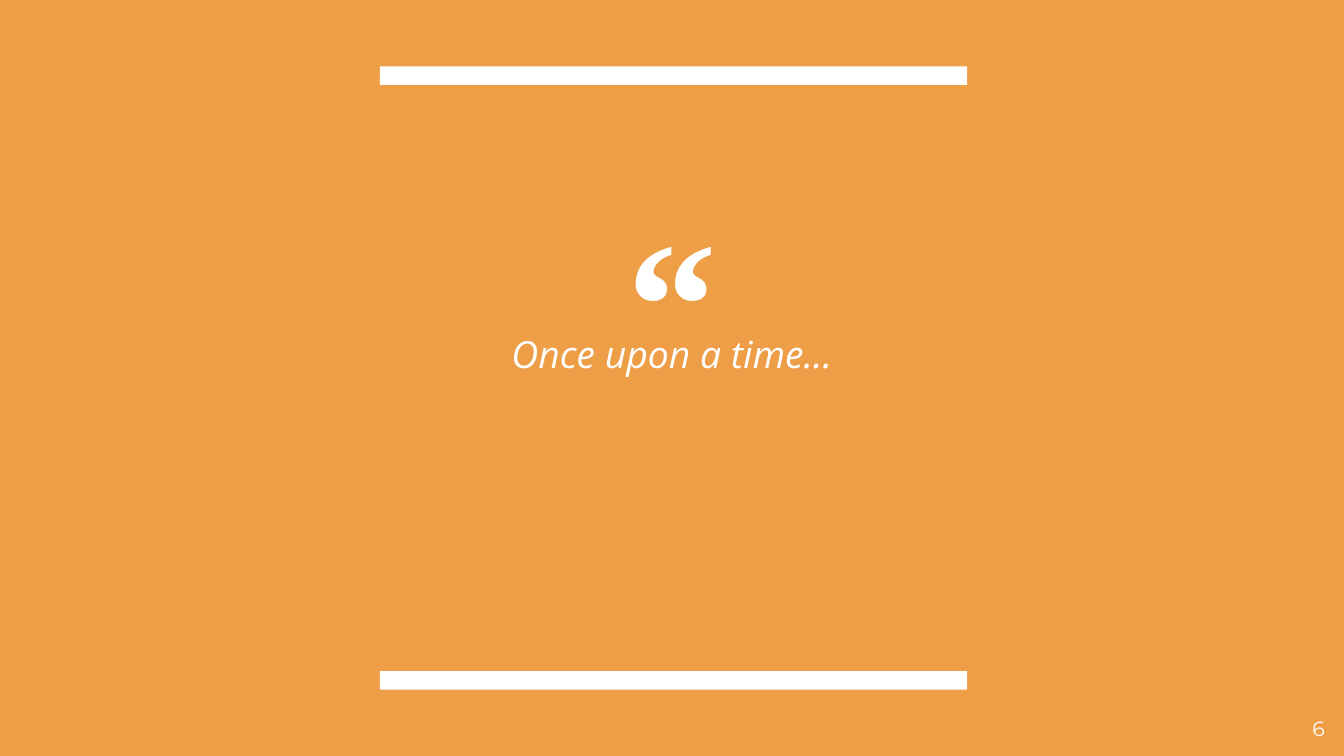
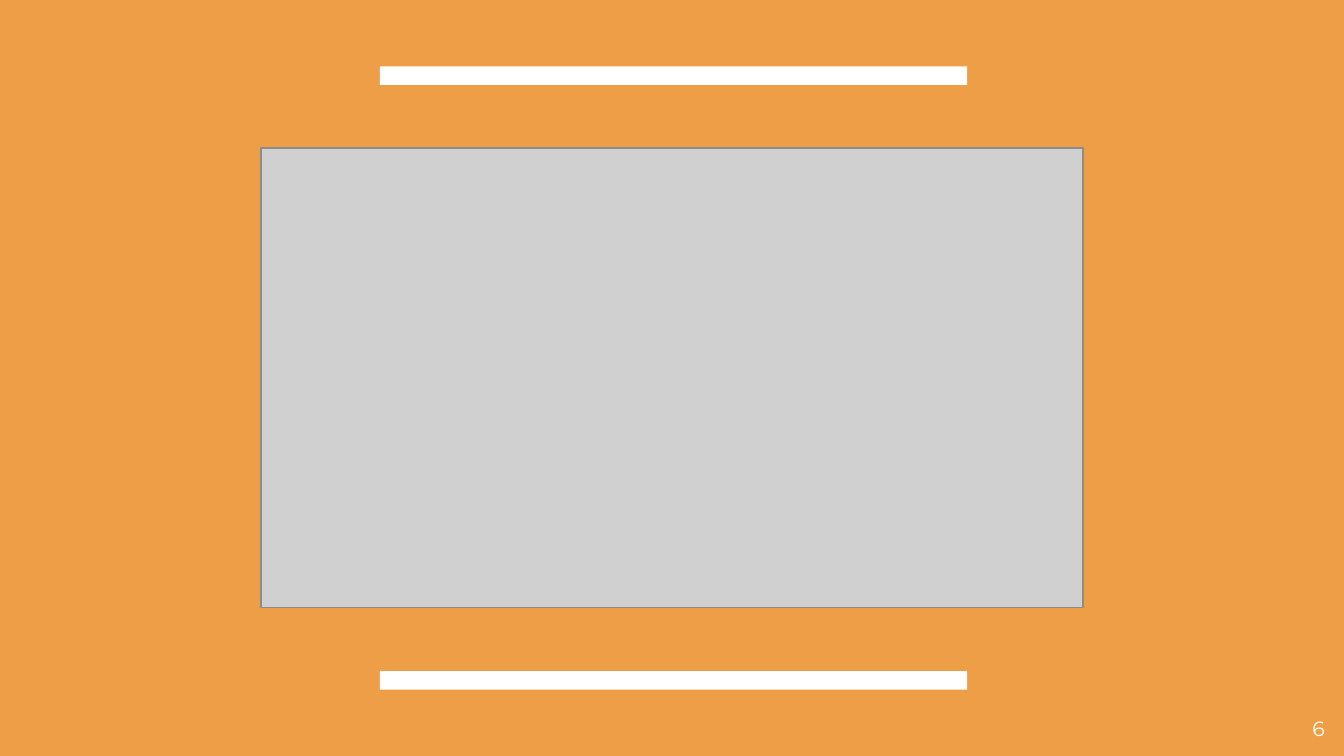
Before and after one commit to hakrrr/Giranimo, a slide deck: slide 6 of Presentation/Pitch.pptx. Drawn at 1344x756 pixels with LibreOffice and Linux fonts; fonts in the diff are those of the drawing; grey boxes stand for pictures. Boxes give left, top, right and bottom in pixels: in the first picture for what was removed or moved away, otherwise in the second. Text is boxed around its words. In the diff, an @@ line names an element or a change of style, - is before the commit and + after.

```diff
--- a/Presentation/Pitch.pptx
+++ b/Presentation/Pitch.pptx
@@ picture added at box(261, 148, 1083, 607) @@
@@ text removed at box(528, 173, 816, 269) @@
-“
@@ text removed at box(511, 340, 832, 377) @@
-Once upon a time…
```
Also in this commit, not shown: 3 other slides changed, 2 slides added, 6 other files.
